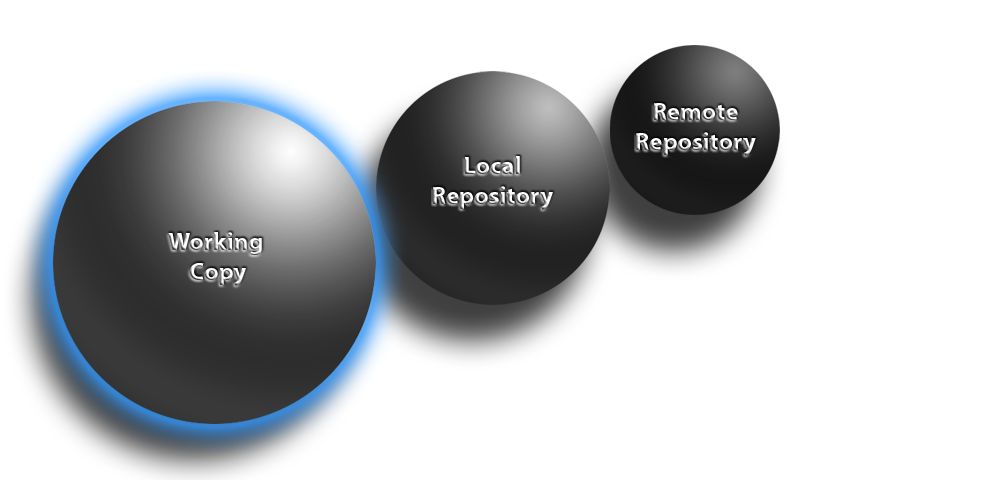
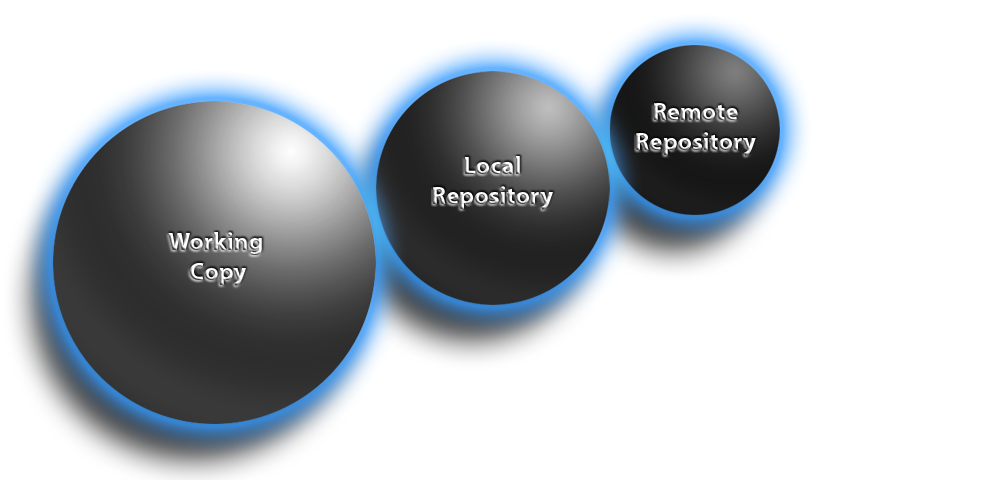
Layered file, before and after one edit (1000x480). Changes by layer:
pixels changed over <box>350,15,810,334</box> (layer not identified)
